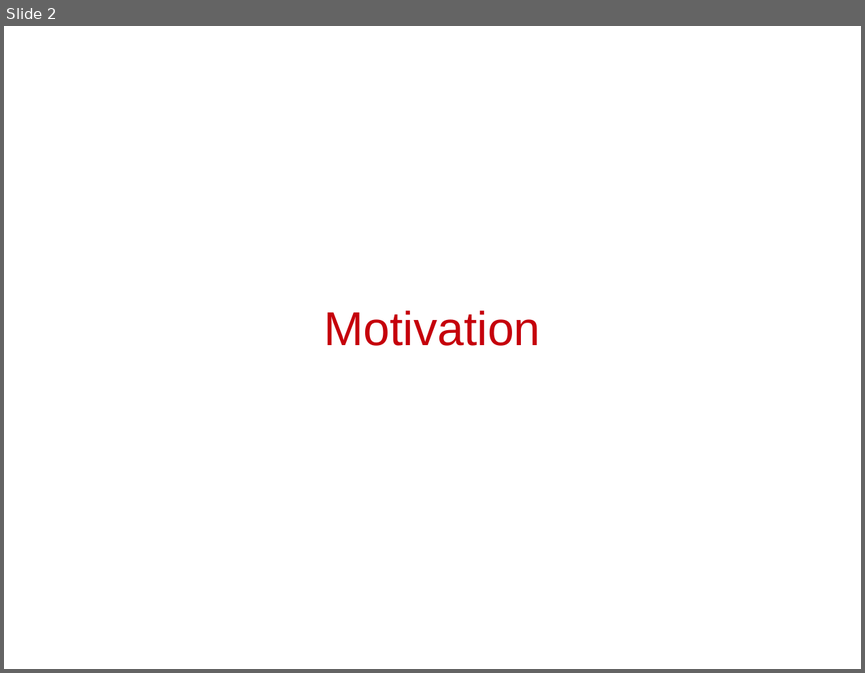
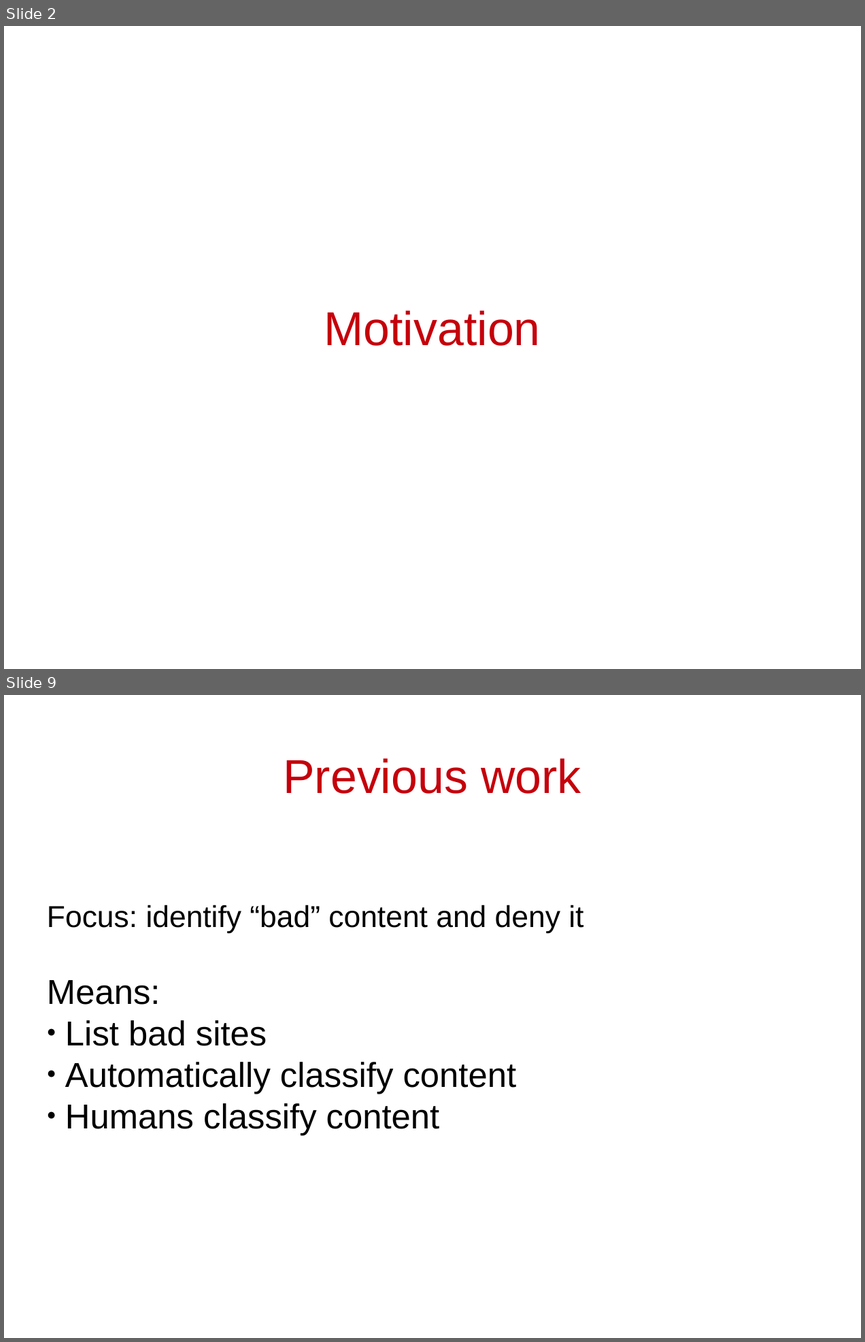
Before and after one commit to cschreiner/kindsicher, a slide deck: proj/presentation_dec09/combined.odp. Shown one above the other, each under a label of ours: slide 2 before the commit, slides 2 and 9 after it; the slides between them are not shown. The pictures are 865x673 and 865x1342 pixels, drawn with LibreOffice and Linux fonts; fonts in the diff are those of the drawing. Boxes give left, top, right and bottom in pixels: in the first picture for what was removed or moved away, otherwise in the second. Text is boxed around its words. In the diff, an @@ line names an element or a change of style, - is before the commit and + after.

```diff
--- a/proj/presentation_dec09/combined.odp
+++ b/proj/presentation_dec09/combined.odp
@@ slide 9 added at <box>4,695,861,1338</box>, background #FFFFFF @@
@@ title added at <box>283,758,581,794</box>, 44 pt, text #C5000B @@
+Previous work
@@ subtitle added at <box>47,904,583,1135</box>, 32 pt, text #000000 @@
+Focus: identify “bad” content and deny it
+Means:
+● List bad sites
+● Automatically classify content
+● Humans classify content
```
Also in this commit, not shown: 11 slides changed, 30 other slides added.
